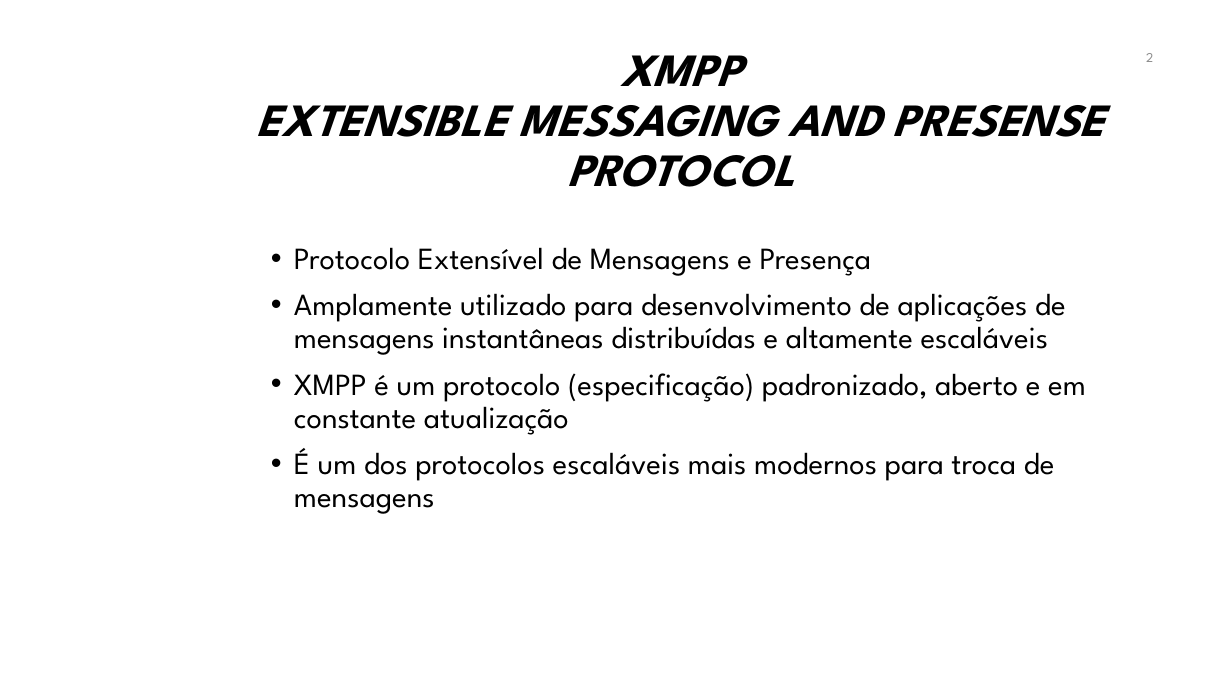
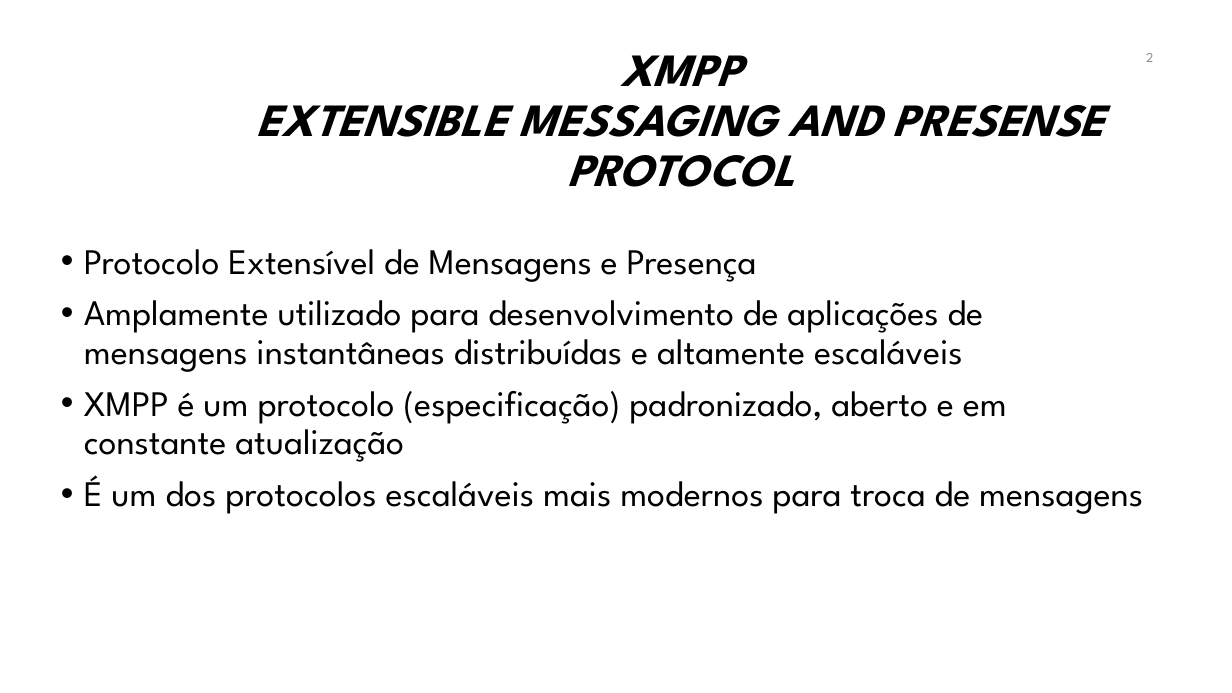
Before and after one commit to manoelcampos/sistemas-distribuidos, a slide deck: slide 2 of projects/06-xmpp-chat-client/xmpp.pptx. Drawn at 1232x693 pixels with LibreOffice and Linux fonts; fonts in the diff are those of the drawing; background and template pictures are left out. Boxes give left, top, right and bottom in pixels: in the first picture for what was removed or moved away, otherwise in the second. Text is boxed around its words. In the diff, an @@ line names an element or a change of style, - is before the commit and + after.

Commit message:
Atualiza slides XMPP

```diff
--- a/projects/06-xmpp-chat-client/xmpp.pptx
+++ b/projects/06-xmpp-chat-client/xmpp.pptx
@@ text "Protocolo Extensível de Mensagens e ..." moved from (x1=294, y1=247, x2=1086, y2=514) to (x1=84, y1=249, x2=1143, y2=514) @@
@@ text "Protocolo Extensível de Mensagens e ..." at (x1=84, y1=249, x2=1143, y2=514): size 24 to 28 pt @@
```
Also in this commit, not shown: 15 other slides changed, 1 slide added, 1 other file.
